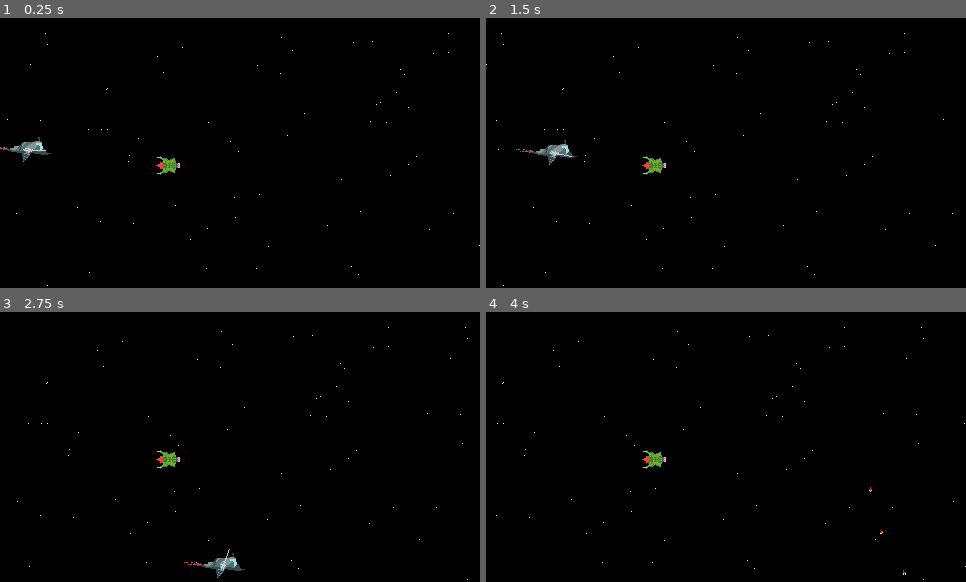
Above: before the commit, frames 1-4 (two rows, left to right).
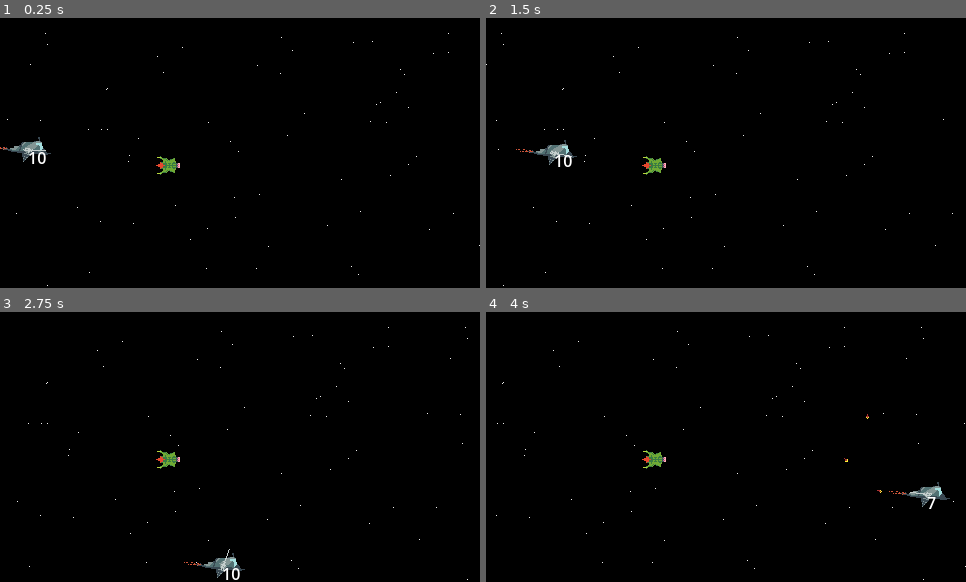
Above: after the commit, the same moments.

Repository: Wiolarz/Polyspear
Game: Godot game, scene res://Scenes/basic_map.tscn
Two runs of this game, one before a commit and one after it. Both use one fixed random seed, a clock stepped at 60 frames per second and the inputs below.
Inputs (mouse positions are in pixels of both pictures, inside the frame that each line leads up to):
- Up to frame 1 (0.25 s): no input
- Up to frame 2 (1.5 s): move the mouse to (831, 139) at 0.52 s; hold Right 0.53-1.28 s; hold Ctrl (KEY_BREAKS) 0.53-1.28 s; move the mouse to (630, 166) at 1.27 s; hold Down from 1.28 s (still down); tap S (KEY_DOWN) at 1.35 s
- Up to frame 3 (2.75 s): move the mouse to (288, 387) at 2.02 s; release Down at 2.03 s; hold Right from 2.03 s (still down); tap A (KEY_LEFT) at 2.1 s
- Up to frame 4 (4 s): move the mouse to (702, 501) at 2.77 s; release Right at 2.78 s; hold Up 2.78-3.53 s; tap D (KEY_RIGHT) at 2.85 s; move the mouse to (870, 487) at 3.52 s; press the mouse at (870, 487) at 3.53 s; hold Left from 3.53 s (still down)

The runs differ from the first frame. In frame 1, less than 0.1% of the frame differs, in the area x 6-10%, y 49-55%; in frame 2, less than 0.1%; in frame 3, less than 0.1%; in frame 4, 0.4%, in the area x 74-97%, y 37-98%.

Commit message:
quick fix of the map + debug info

Diff:
--- /dev/null
+++ b/Scenes/Label.gd
@@ -0,0 +1,12 @@
+extends Label
+
+@export var gun : Gun
+
+# Called when the node enters the scene tree for the first time.
+func _ready():
+	pass # Replace with function body.
+
+
+# Called every frame. 'delta' is the elapsed time since the previous frame.
+func _process(delta):
+	text = str(gun.ammuniton)
--- a/Scenes/basic_map.tscn
+++ b/Scenes/basic_map.tscn
@@ -10,6 +10,12 @@
 [ext_resource type="Script" path="res://Scripts/BulletManager.gd" id="8_1x75j"]
 [ext_resource type="Script" path="res://Scripts/SaveSystem.gd" id="9_y4htr"]
 
+[sub_resource type="RectangleShape2D" id="RectangleShape2D_rc1t8"]
+size = Vector2(10, 290)
+
+[sub_resource type="RectangleShape2D" id="RectangleShape2D_37sjg"]
+size = Vector2(480, 10)
+
 [sub_resource type="CanvasTexture" id="CanvasTexture_6woqk"]
 
 [sub_resource type="ShaderMaterial" id="ShaderMaterial_pbwts"]
@@ -19,16 +25,29 @@
 
 [sub_resource type="CircleShape2D" id="CircleShape2D_ucm86"]
 
-[sub_resource type="RectangleShape2D" id="RectangleShape2D_rc1t8"]
-size = Vector2(10, 290)
-
-[sub_resource type="RectangleShape2D" id="RectangleShape2D_37sjg"]
-size = Vector2(480, 10)
-
 [node name="BasicMap" type="Node"]
 
 [node name="Menu" type="Node" parent="."]
 script = ExtResource("1_kp0kd")
+
+[node name="MapBorders" type="StaticBody2D" parent="."]
+position = Vector2(-5, 134)
+
+[node name="mapborder_left" type="CollisionShape2D" parent="MapBorders"]
+position = Vector2(0, 1)
+shape = SubResource("RectangleShape2D_rc1t8")
+
+[node name="mapborder_right" type="CollisionShape2D" parent="MapBorders"]
+position = Vector2(490, 1)
+shape = SubResource("RectangleShape2D_rc1t8")
+
+[node name="mapborder_top" type="CollisionShape2D" parent="MapBorders"]
+position = Vector2(245, -139)
+shape = SubResource("RectangleShape2D_37sjg")
+
+[node name="mapborder_down" type="CollisionShape2D" parent="MapBorders"]
+position = Vector2(245, 141)
+shape = SubResource("RectangleShape2D_37sjg")
 
 [node name="Background" type="Node2D" parent="."]
 position = Vector2(240, 135)
@@ -63,21 +82,6 @@
 [node name="Player" parent="." instance=ExtResource("4_uicuu")]
 position = Vector2(28, 128)
 
-[node name="MapBorders" type="StaticBody2D" parent="."]
-position = Vector2(-5, 134)
-
-[node name="mapborder_left" type="CollisionShape2D" parent="MapBorders"]
-position = Vector2(0, 1)
-shape = SubResource("RectangleShape2D_rc1t8")
-
-[node name="mapborder_right" type="CollisionShape2D" parent="MapBorders"]
-position = Vector2(490, 1)
-shape = SubResource("RectangleShape2D_rc1t8")
-
-[node name="mapborder_top" type="CollisionShape2D" parent="MapBorders"]
-position = Vector2(245, -139)
-shape = SubResource("RectangleShape2D_37sjg")
-
 [node name="Camera2D" type="Camera2D" parent="."]
 position = Vector2(240, 135)
 
--- a/Scenes/player.tscn
+++ b/Scenes/player.tscn
@@ -6,6 +6,7 @@
 [ext_resource type="Script" path="res://Scripts/GunTurret.gd" id="3_ufsmu"]
 [ext_resource type="Texture2D" uid="uid://oh2gmywg8ffg" path="res://Art/Bullets/basic_turret.png" id="4_sksxl"]
 [ext_resource type="Script" path="res://Scripts/Gun.gd" id="5_ssbrs"]
+[ext_resource type="Script" path="res://Scenes/Label.gd" id="7_waoy7"]
 
 [sub_resource type="RectangleShape2D" id="RectangleShape2D_vpjnq"]
 size = Vector2(25, 11)
@@ -48,7 +49,13 @@
 [node name="Guns" type="Node2D" parent="GunTurret"]
 
 [node name="Gun" type="Node2D" parent="GunTurret/Guns"]
-scale = Vector2(2.39197, 1.48504)
+scale = Vector2(3.1219, 1.57672)
 script = ExtResource("5_ssbrs")
 
+[node name="Label" type="Label" parent="." node_paths=PackedStringArray("gun")]
+offset_right = 40.0
+offset_bottom = 23.0
+script = ExtResource("7_waoy7")
+gun = NodePath("../GunTurret/Guns/Gun")
+
 [connection signal="turret_shoots" from="GunTurret" to="." method="_on_gun_turret_turret_shoots"]
--- a/Scripts/BulletManager.gd
+++ b/Scripts/BulletManager.gd
@@ -1,21 +1,11 @@
 extends Node
-
-
-# Called when the node enters the scene tree for the first time.
-func _ready():
-
-	pass # Replace with function body.
-
-
-# Called every frame. 'delta' is the elapsed time since the previous frame.
-func _process(delta):
-	pass
-
 
 
 
 func _on_player_bullet(pos, dir, ammo):
-	pass
+	if ammo == null:
+		print("null bullet")
+		return
 	var bullet = ammo.instantiate() as Area2D
 
 	bullet.position = pos
--- a/help/List_of_Useful_Links.gd
+++ b/help/List_of_Useful_Links.gd
@@ -71,15 +71,14 @@
 
     """
 
+    var Pausing
+    """
+    4min GAME PAUSE in Godot IN UNDER 4 MINUTES
+    https://youtu.be/mgDdjSXlVXM?si=dezG400hQaQpGcV4
+    """
 
     var Saving
     """
     8min Godot 4 Save and Load Tutorial using the new FileAccess class
     https://youtu.be/jGpG58MQf_I?si=Gl6EdoHA8mUifer4
     """
-
-    var Pausing
-    """
-    4min GAME PAUSE in Godot IN UNDER 4 MINUTES
-    https://youtu.be/mgDdjSXlVXM?si=dezG400hQaQpGcV4
-    """
--- a/project.godot
+++ b/project.godot
@@ -19,7 +19,7 @@
 
 window/size/viewport_width=480
 window/size/viewport_height=270
-window/size/mode=4
+window/size/mode=3
 window/stretch/mode="viewport"
 
 [input]
Not shown: 1 places in Scenes/player.tscn that only renumber resources
